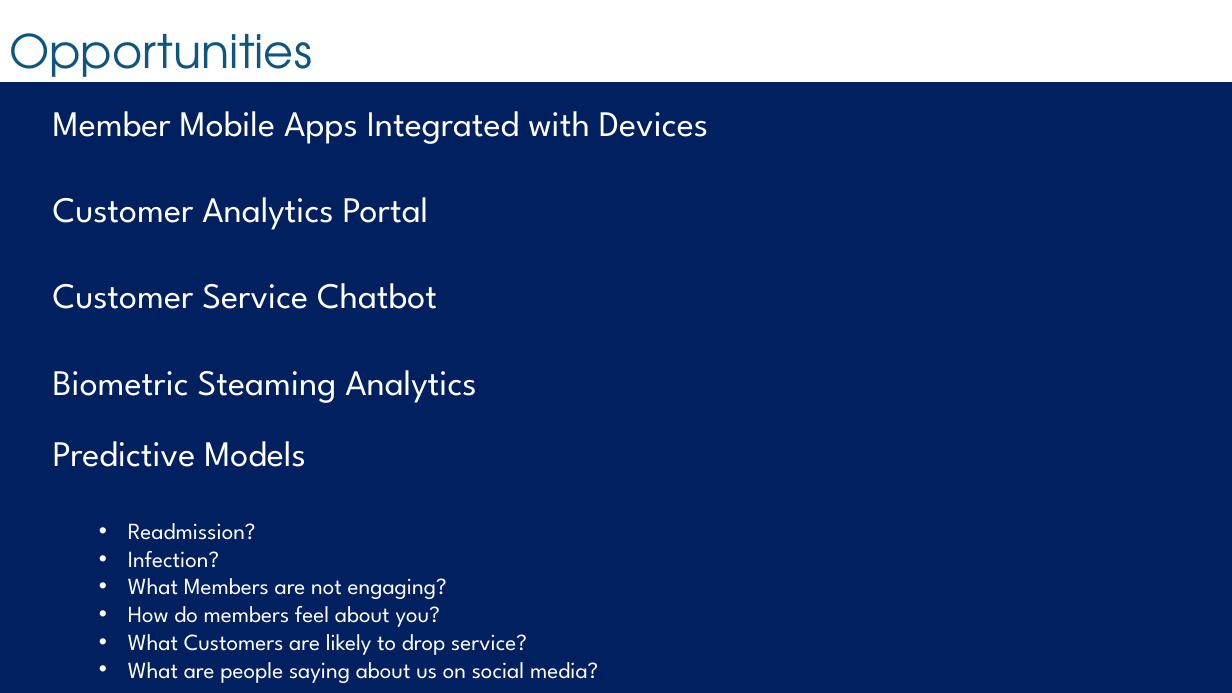
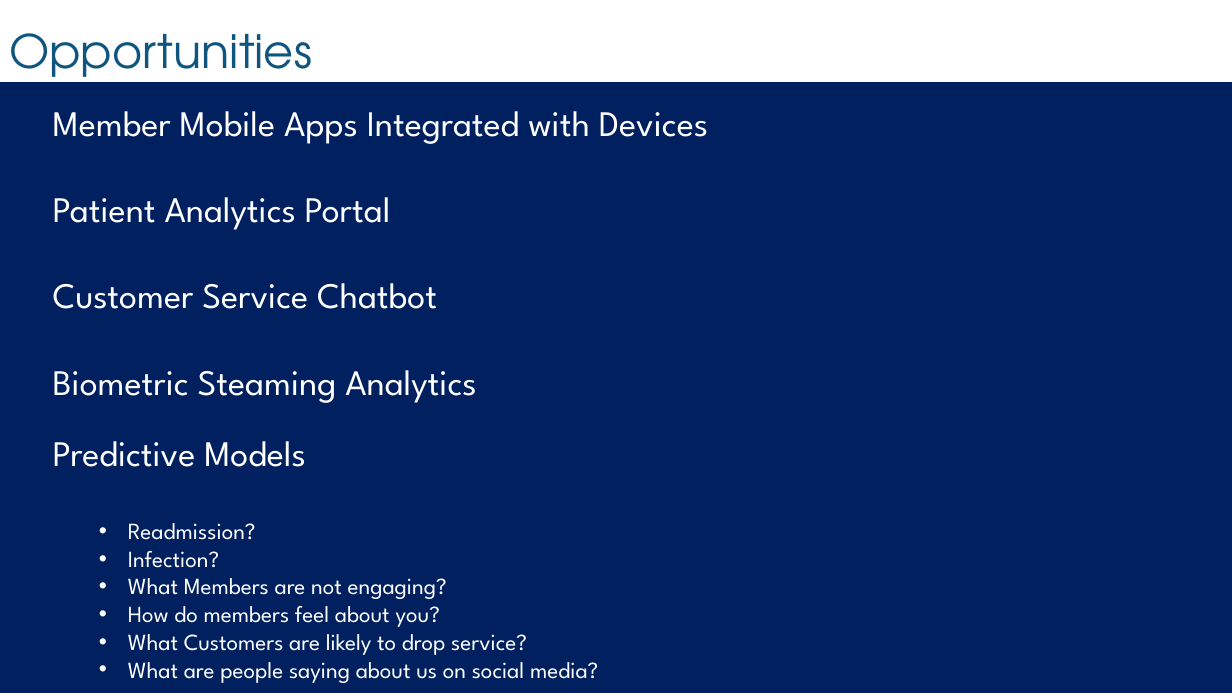
Before and after one commit to bcafferky/shared, a slide deck: slide 8 of AzureDSOverview/AzureDSOverview.pptx. Drawn at 1232x693 pixels with LibreOffice and Linux fonts; fonts in the diff are those of the drawing; background and template pictures are left out. Boxes give left, top, right and bottom in pixels: in the first picture for what was removed or moved away, otherwise in the second. Text is boxed around its words. In the diff, an @@ line names an element or a change of style, - is before the commit and + after.

```diff
--- a/AzureDSOverview/AzureDSOverview.pptx
+++ b/AzureDSOverview/AzureDSOverview.pptx
@@ text at [53,197,391,230]: text changed @@
-Customer Analytics Portal
+Patient Analytics Portal
```
Also in this commit, not shown: 2 other files.
